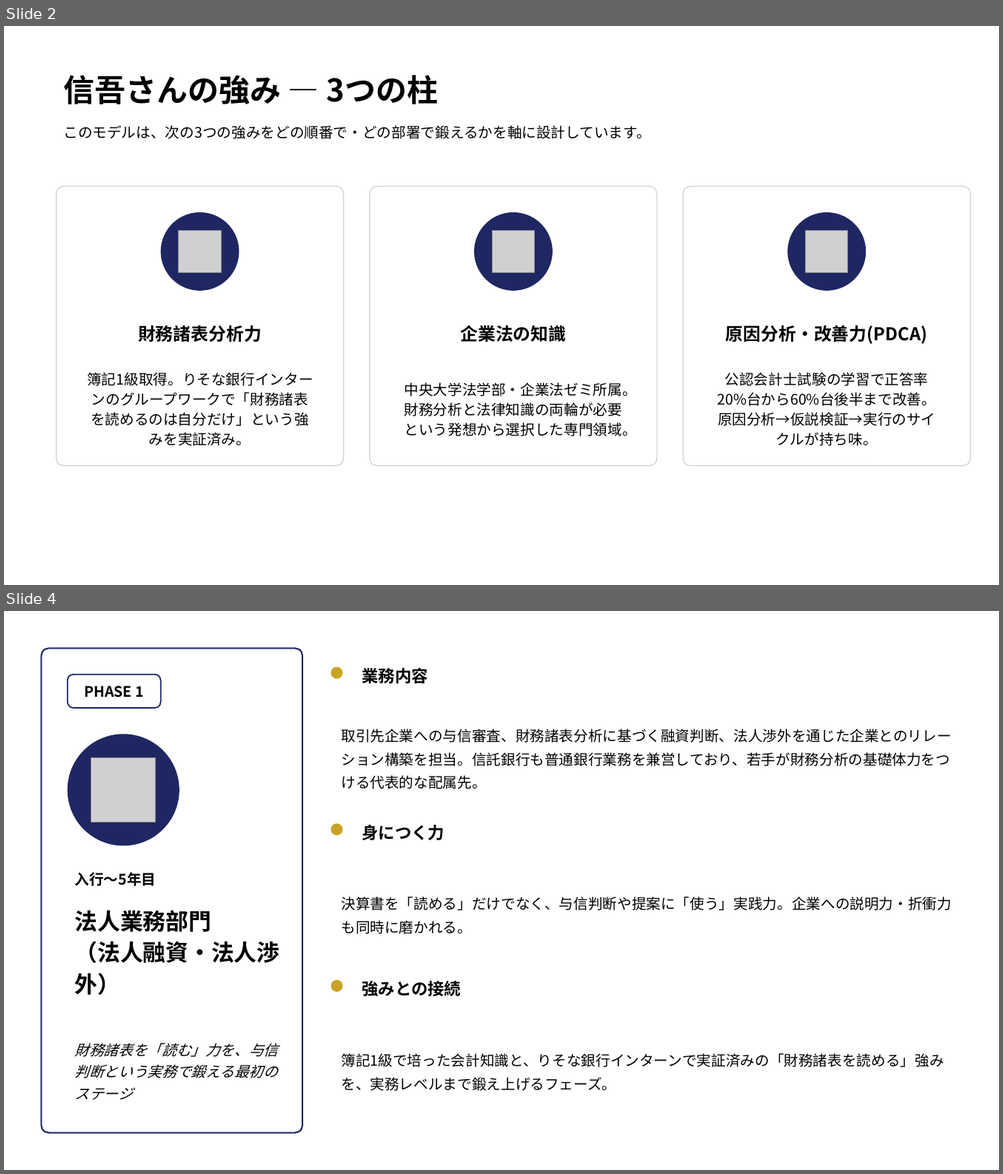
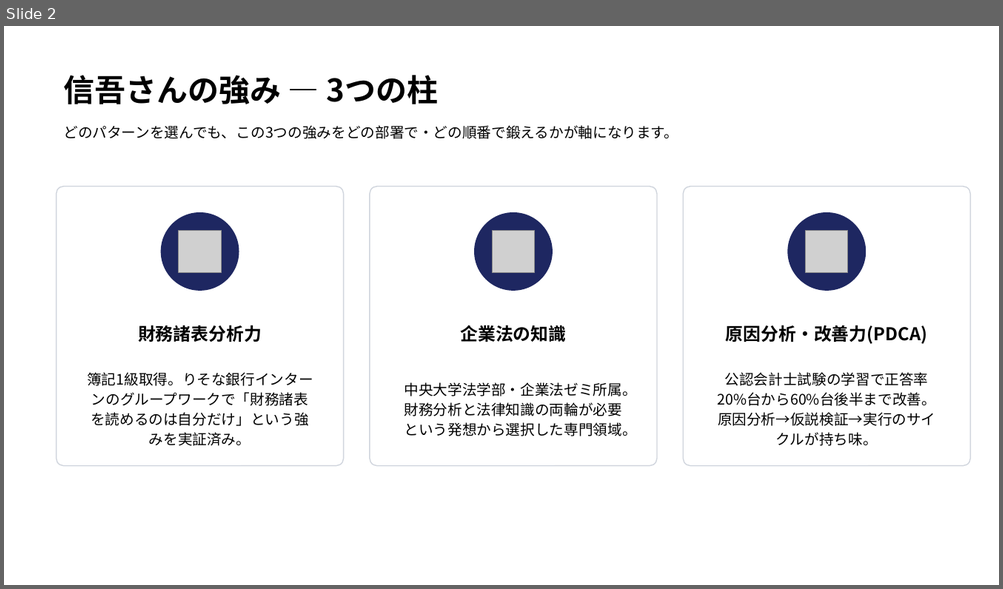
Before and after one commit to nasukazunori/NasuVault2, a slide deck: 信吾/銀行研究/添付ファイル/信託銀行キャリア形成モデル.pptx. Shown one above the other, each under a label of ours: slides 2 and 4 before the commit, slide 2 after it; the slides between them are not shown. The pictures are 1003x1174 and 1003x589 pixels, drawn with LibreOffice and Linux fonts; fonts in the diff are those of the drawing; grey boxes stand for pictures. Boxes give left, top, right and bottom in pixels: in the first picture for what was removed or moved away, otherwise in the second. Text is boxed around its words. In the diff, an @@ line names an element or a change of style, - is before the commit and + after.

```diff
--- a/信吾/銀行研究/添付ファイル/信託銀行キャリア形成モデル.pptx
+++ b/信吾/銀行研究/添付ファイル/信託銀行キャリア形成モデル.pptx
@@ slide 4 removed at <box>4,611,999,1170</box>, background #FFFFFF @@
@@ rounded rectangle removed at <box>41,648,302,1133</box> @@
@@ rounded rectangle removed at <box>68,675,161,708</box> @@
@@ rounded rectangle removed at <box>331,667,343,679</box> @@
@@ text removed at <box>362,668,428,684</box> @@
-業務内容
@@ text removed at <box>84,686,144,698</box> @@
-PHASE 1
@@ ellipse removed at <box>68,734,179,846</box> @@
@@ text removed at <box>341,729,950,789</box> @@
-取引先企業への与信審査、財務諸表分析に基づく融資判断、法人渉外を通じた企業とのリレーション構築を担当。信託銀行も普通銀行業務を兼営しており、若手が財務分析の基礎体力をつける代表的な配属先。
@@ picture removed at <box>91,758,156,822</box> @@
@@ rounded rectangle removed at <box>331,823,343,835</box> @@
@@ text removed at <box>362,825,445,840</box> @@
-身につく力
@@ text removed at <box>75,872,156,886</box> @@
-入行〜5年目
@@ text removed at <box>341,897,951,934</box> @@
-決算書を「読める」だけでなく、与信判断や提案に「使う」実践力。企業への説明力・折衝力も同時に磨かれる。
@@ text removed at <box>75,910,280,995</box> @@
-法人業務部門
-（法人融資・法人渉外）
@@ rounded rectangle removed at <box>331,980,343,992</box> @@
@@ text removed at <box>362,981,461,997</box> @@
-強みとの接続
@@ text removed at <box>75,1043,279,1100</box> @@
-財務諸表を「読む」力を、与信判断という実務で鍛える最初のステージ
@@ text removed at <box>341,1054,943,1091</box> @@
-簿記1級で培った会計知識と、りそな銀行インターンで実証済みの「財務諸表を読める」強みを、実務レベルまで鍛え上げるフェーズ。
@@ slide 2 changed as well @@
@@ text at <box>63,125,678,139</box>: text changed @@
-このモデルは、次の3つの強みをどの順番で・どの部署で鍛えるかを軸に設計しています。
+どのパターンを選んでも、この3つの強みをどの部署で・どの順番で鍛えるかが軸になります。
```
Also in this commit, not shown: 1 other slide changed, 5 slides added, 5 other slides removed.
